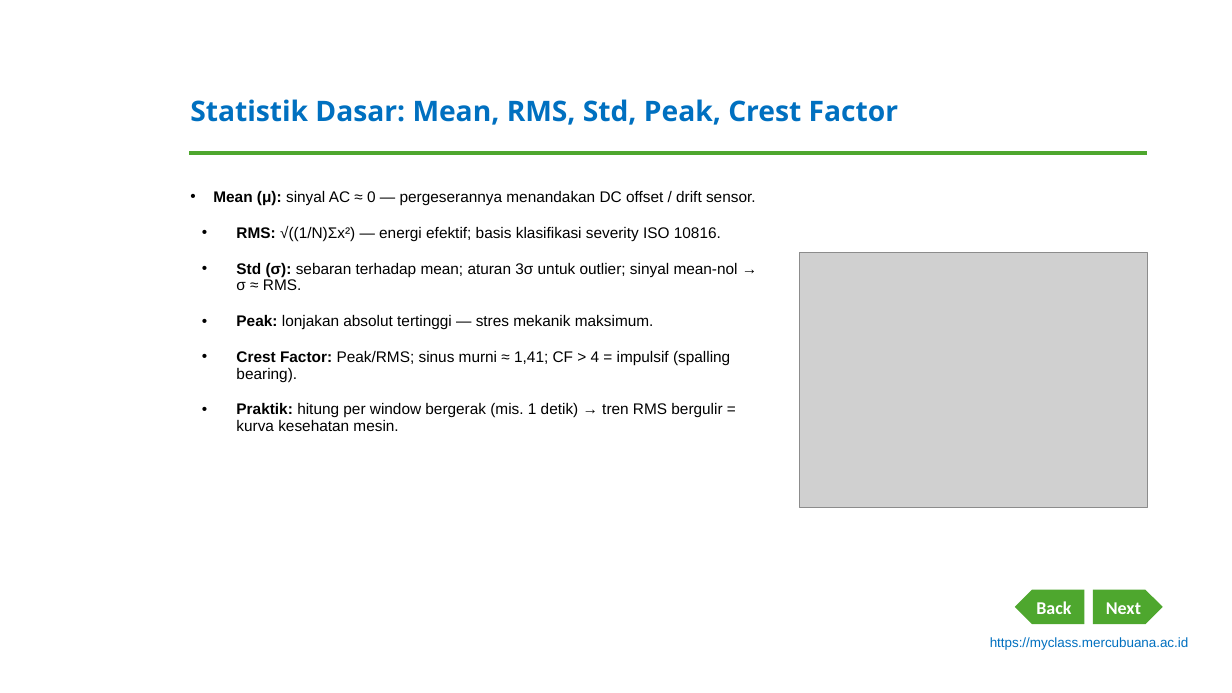
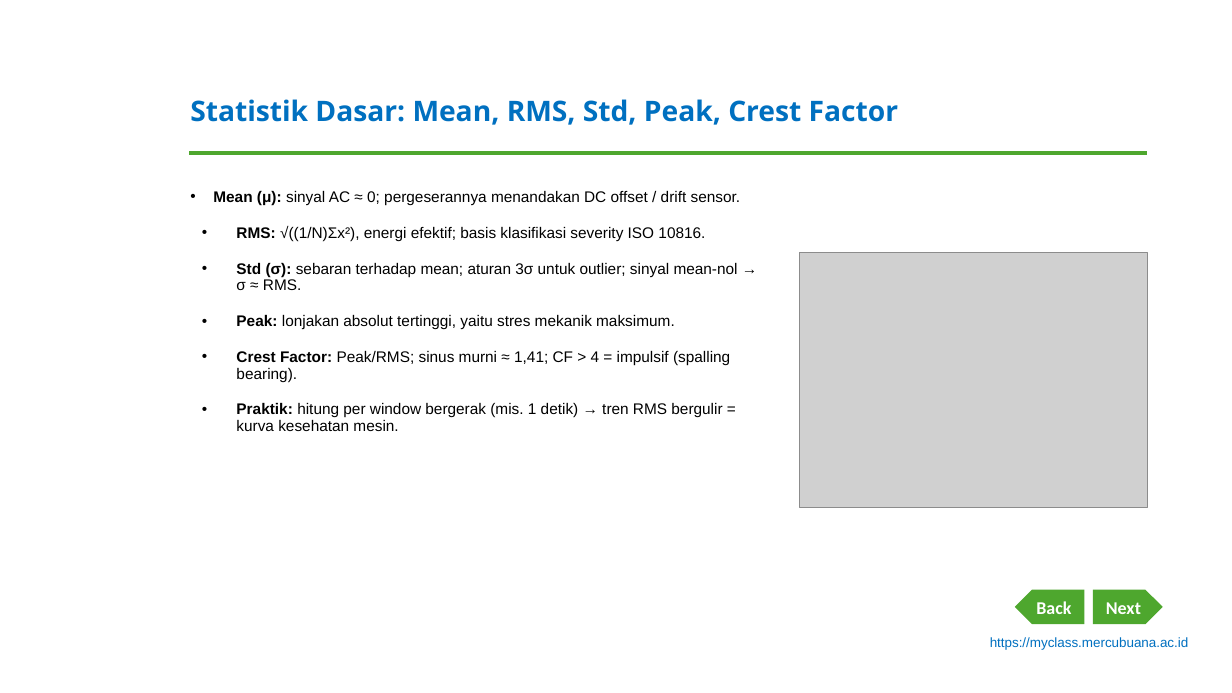
Before and after one commit to dedik-romahadi/Mechanical-Engineering-Courses, a slide deck: slide 5 of Optimalisasi-dan-Automasi/Modul-Word/Modul-1-Pengantar-Time-Series-Data.pptx. Drawn at 1232x693 pixels with LibreOffice and Linux fonts; fonts in the diff are those of the drawing; grey boxes stand for pictures; background and template pictures are left out. Boxes give left, top, right and bottom in pixels: in the first picture for what was removed or moved away, otherwise in the second. Text is boxed around its words. In the diff, an @@ line names an element or a change of style, - is before the commit and + after.

```diff
--- a/Optimalisasi-dan-Automasi/Modul-Word/Modul-1-Pengantar-Time-Series-Data.pptx
+++ b/Optimalisasi-dan-Automasi/Modul-Word/Modul-1-Pengantar-Time-Series-Data.pptx
@@ text at <box>213,191,741,241</box>: text changed @@
-• Mean (μ): sinyal AC ≈ 0 — pergeserannya menandakan DC offset / drift sensor.
-• RMS: √((1/N)Σx²) — energi efektif; basis klasifikasi severity ISO 10816.
+• Mean (μ): sinyal AC ≈ 0; pergeserannya menandakan DC offset / drift sensor.
+• RMS: √((1/N)Σx²), energi efektif; basis klasifikasi severity ISO 10816.
@@ text at <box>236,315,675,330</box>: text changed @@
-• Peak: lonjakan absolut tertinggi — stres mekanik maksimum.
+• Peak: lonjakan absolut tertinggi, yaitu stres mekanik maksimum.
```
Also in this commit, not shown: 8 other slides changed, 1 other file.
